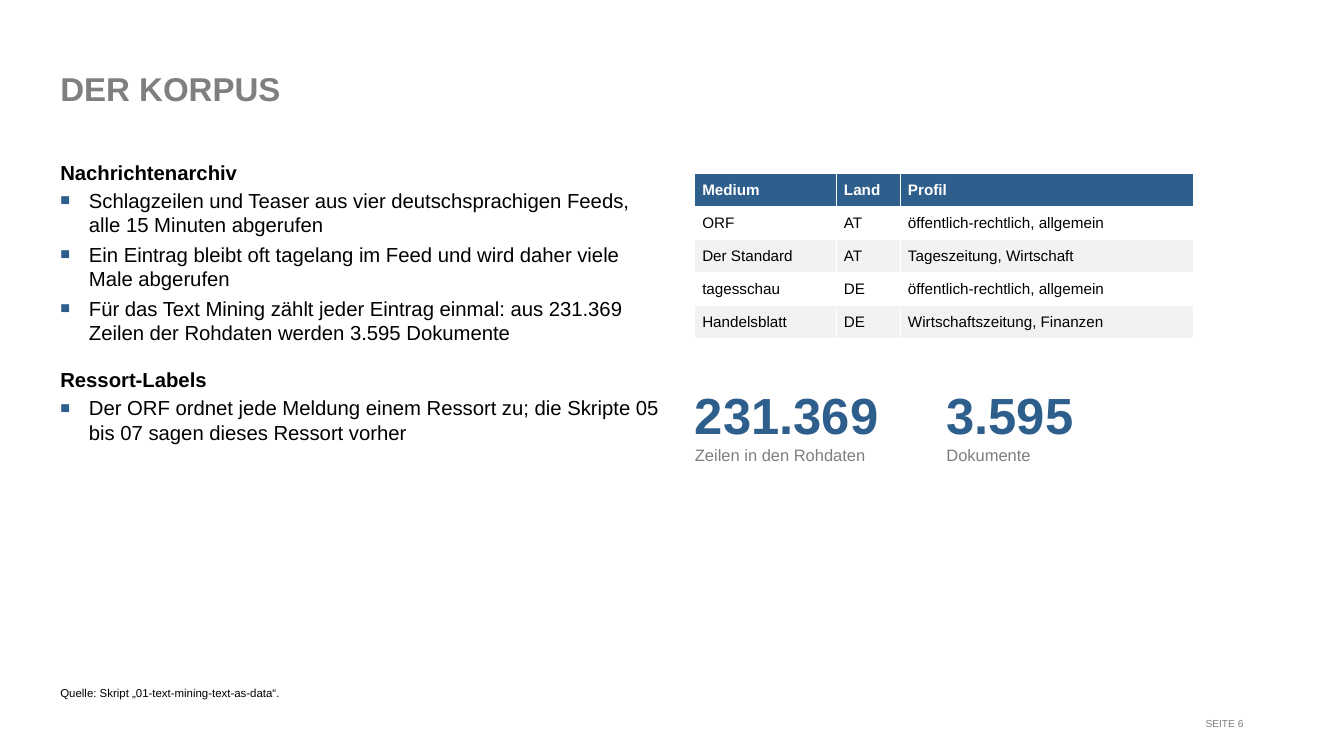
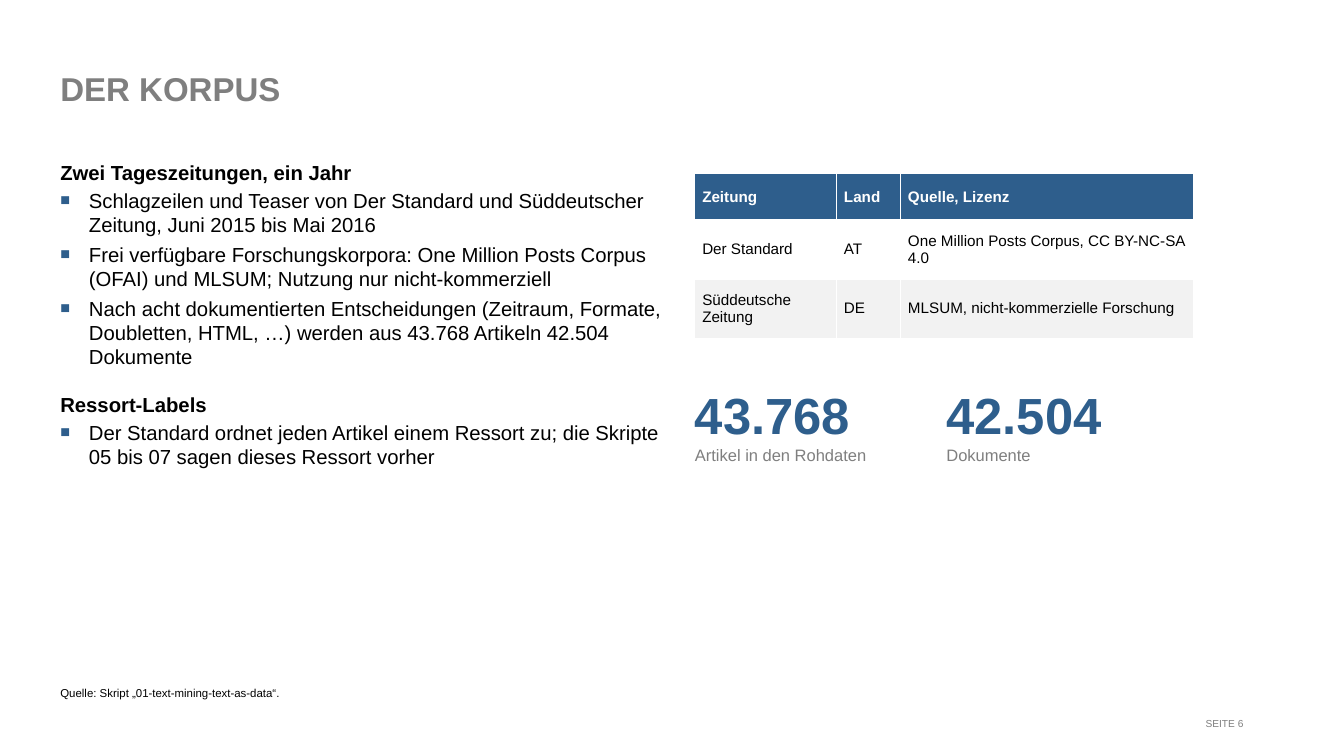
Before and after one commit to franzmohr/intro-text-mining-de, a slide deck: slide 6 of text-mining.odp. Drawn at 1344x756 pixels with LibreOffice and Linux fonts; fonts in the diff are those of the drawing. Boxes give left, top, right and bottom in pixels: in the first picture for what was removed or moved away, otherwise in the second. Text is boxed around its words. In the diff, an @@ line names an element or a change of style, - is before the commit and + after.

```diff
--- a/text-mining.odp
+++ b/text-mining.odp
@@ text at (60,165,661,365): text changed @@
-Nachrichtenarchiv
-■ Schlagzeilen und Teaser aus vier deutschsprachigen Feeds, alle 15 Minuten abgerufen
-■ Ein Eintrag bleibt oft tagelang im Feed und wird daher viele Male abgerufen
-■ Für das Text Mining zählt jeder Eintrag einmal: aus 231.369 Zeilen der Rohdaten werden 3.595 Dokumente
+Zwei Tageszeitungen, ein Jahr
+■ Schlagzeilen und Teaser von Der Standard und Süddeutscher Zeitung, Juni 2015 bis Mai 2016
+■ Frei verfügbare Forschungskorpora: One Million Posts Corpus (OFAI) und MLSUM; Nutzung nur nicht-kommerziell
+■ Nach acht dokumentierten Entscheidungen (Zeitraum, Formate, Doubletten, HTML, …) werden aus 43.768 Artikeln 42.504 Dokumente
@@ table at (695,174,1193,338) @@
-row 1: Medium | Land | Profil
-row 2: ORF | AT | öffentlich-rechtlich, allgemein
-row 3: Der Standard | AT | Tageszeitung, Wirtschaft
-row 4: tagesschau | DE | öffentlich-rechtlich, allgemein
-row 5: Handelsblatt | DE | Wirtschaftszeitung, Finanzen
+row 1: Zeitung | Land | Quelle, Lizenz
+row 2: Der Standard | AT | One Million Posts Corpus, CC BY-NC-SA 4.0
+row 3: Süddeutsche Zeitung | DE | MLSUM, nicht-kommerzielle Forschung
@@ text at (695,398,866,461): text changed @@
-231.369
-Zeilen in den Rohdaten
+43.768
+Artikel in den Rohdaten
@@ text at (946,398,1101,435): text changed @@
-3.595
+42.504
@@ text at (89,425,658,469): text changed @@
-■ Der ORF ordnet jede Meldung einem Ressort zu; die Skripte 05 bis 07 sagen dieses Ressort vorher
+■ Der Standard ordnet jeden Artikel einem Ressort zu; die Skripte 05 bis 07 sagen dieses Ressort vorher
```
Also in this commit, not shown: 16 other slides changed, 8 other files.
